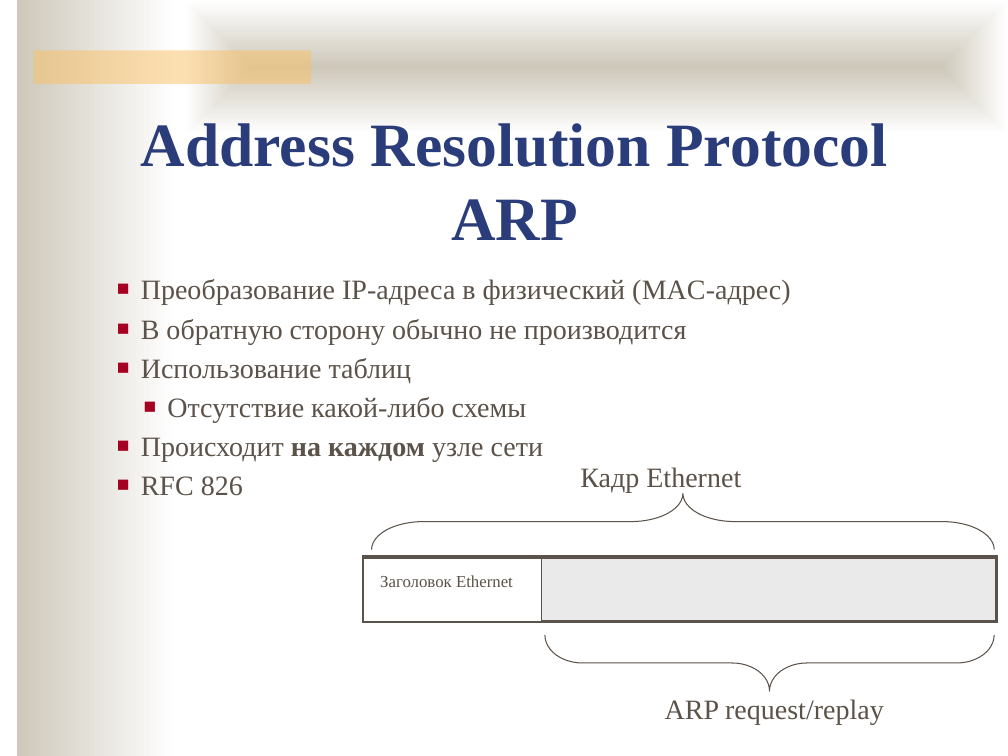
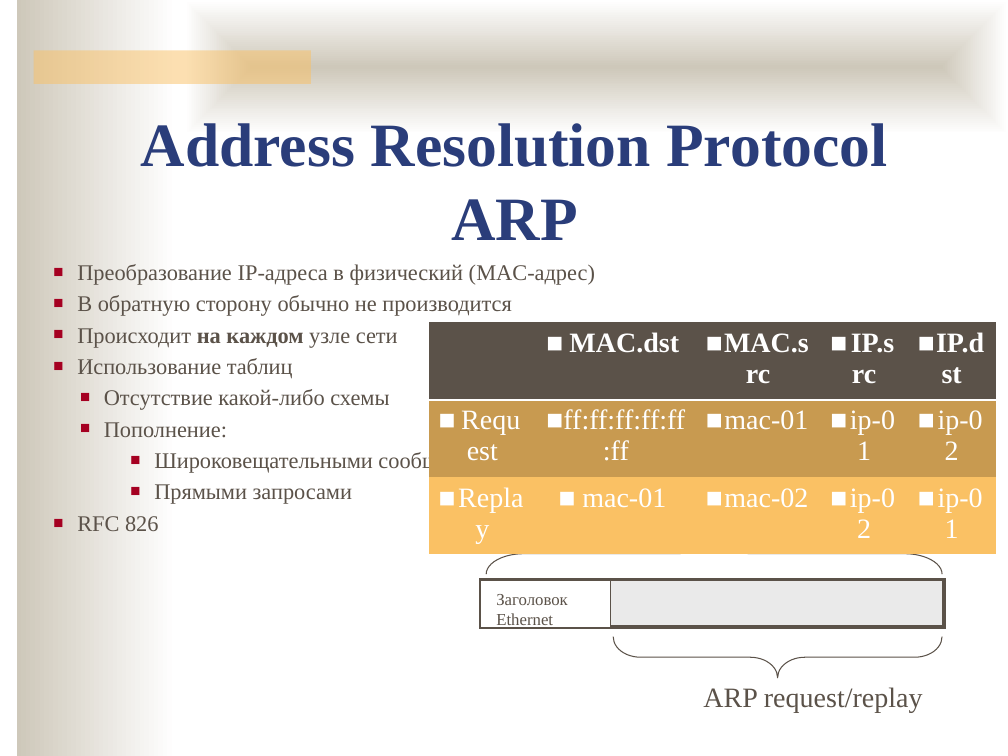
Before and after one commit to ukoloff/nets, a slide deck: slide 5 of 10.pptx. Drawn at 1008x756 pixels with LibreOffice and Linux fonts; fonts in the diff are those of the drawing; background and template pictures are left out. Boxes give left, top, right and bottom in pixels: in the first picture for what was removed or moved away, otherwise in the second. Text is boxed around its words. In the diff, an @@ line names an element or a change of style, - is before the commit and + after.

```diff
--- a/10.pptx
+++ b/10.pptx
@@ text "Преобразование IP-адреса в физический (MAC-адрес)": place and size @@
-text "Преобразование IP-адреса в физический (MAC-адрес)" at [141,279,791,496]
+text "Преобразование IP-адреса в физический (MAC-адрес)" at [77,264,595,531]
@@ text at [77,264,595,531]: size 20 to 16 pt in "Преобразование IP-адреса в физический (MAC-адрес)", "В обратную сторону обычно не производится", "Использование таблиц", "Отсутствие какой-либо схемы" and 1 more places @@
@@ text at [77,328,398,348]: paragraph added @@
+■ Происходит на каждом узле сети
@@ table added at [428,323,996,516], 3 rows, 5 columns @@
+ | MAC.dst | MAC.src | IP.src | IP.dst
+Request | ff:ff:ff:ff:ff:ff | mac-01 | ip-01 | ip-02
+Replay | mac-01 | mac-02 | ip-02 | ip-01
@@ text at [104,422,509,504]: text changed; size 20 to 16 pt @@
-■ Происходит на каждом узле сети
+  ■ Пополнение:
+    ■ Широковещательными сообщениями
+    ■ Прямыми запросами
@@ text "Кадр Ethernet" rewrapped from [580,467,741,492] to [645,501,946,533] @@
@@ left brace: place and size @@
-left brace at [372,494,995,550]
+left brace at [486,533,942,574]
@@ rectangle: place and size @@
-rectangle at [363,557,997,622]
+rectangle at [480,580,943,627]
@@ rectangle: place and size @@
-rectangle at [363,558,541,622]
+rectangle at [480,581,611,627]
@@ text "Заголовок Ethernet" rewrapped from [380,575,513,587] to [496,594,568,629] @@
@@ left brace: place and size @@
-left brace at [545,635,995,691]
+left brace at [613,637,942,678]
@@ text "ARP request/replay": place and size @@
-text "ARP request/replay" at [665,699,884,724]
+text "ARP request/replay" at [703,687,923,712]
```
Also in this commit, not shown: 1 other slide changed, 3 slides added, 1 slide removed.
